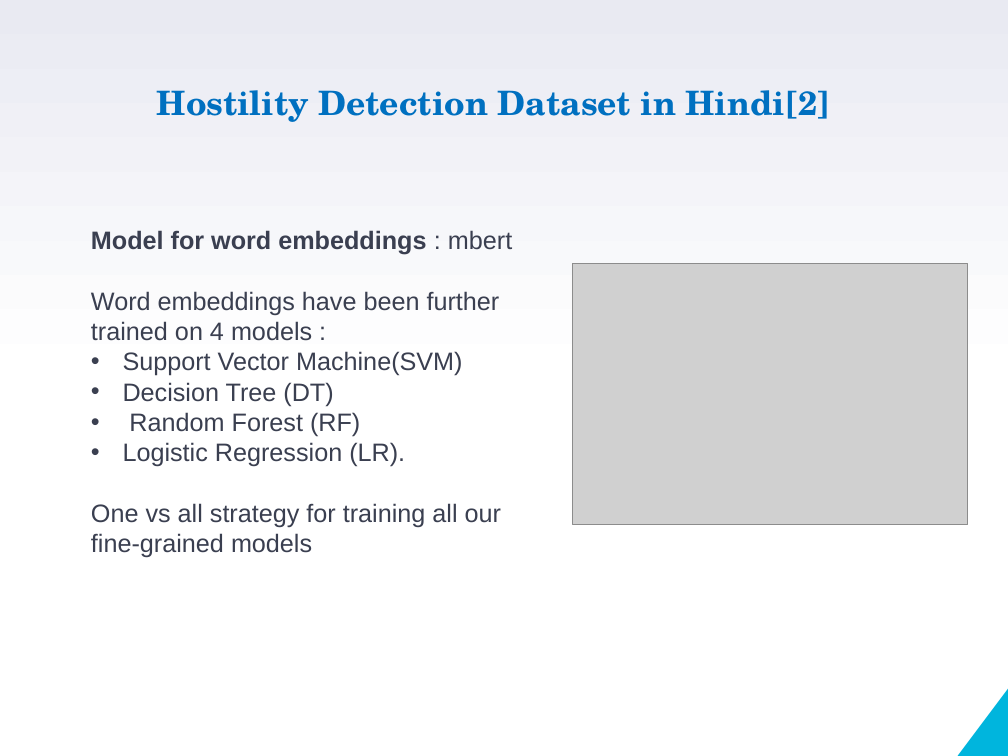
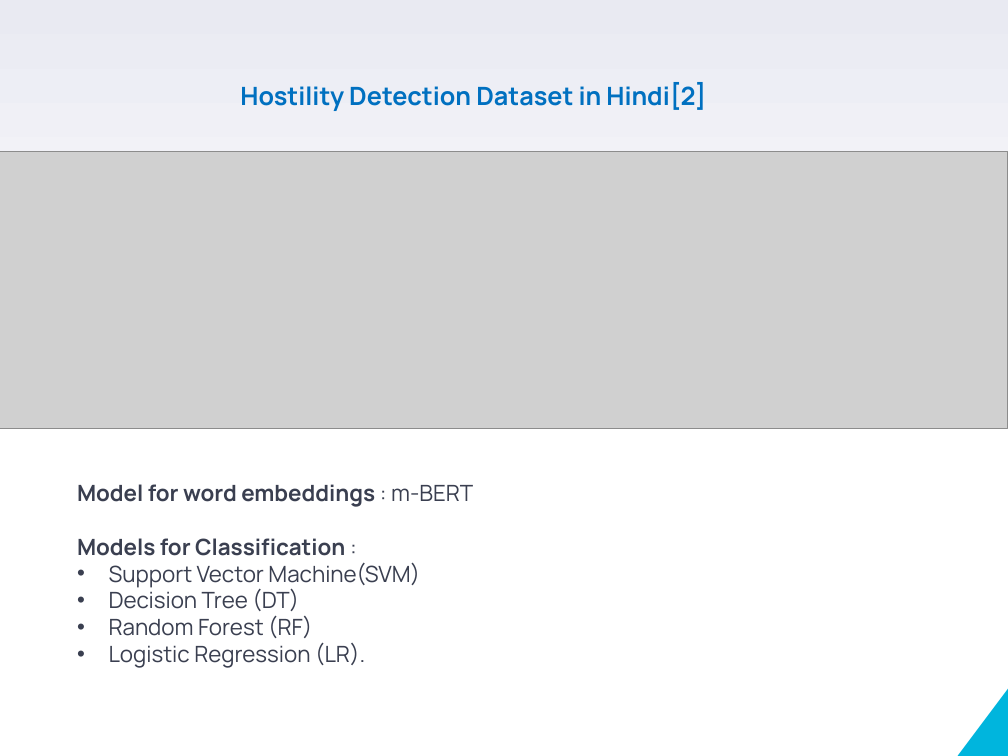
Before and after one commit to VarunBohara/Mini-Project-Documents, a slide deck: slide 6 of Review2_ppt.pptm (slide 3 before the commit). Drawn at 1008x756 pixels with LibreOffice and Linux fonts; fonts in the diff are those of the drawing; grey boxes stand for pictures. Boxes give left, top, right and bottom in pixels: in the first picture for what was removed or moved away, otherwise in the second. Text is boxed around its words. In the diff, an @@ line names an element or a change of style, - is before the commit and + after.

```diff
--- a/Review2_ppt.pptm
+++ b/Review2_ppt.pptm
@@ text "Hostility Detection Dataset in Hindi[2]": place and size @@
-text "Hostility Detection Dataset in Hindi[2]" at <box>157,90,831,122</box>
+text "Hostility Detection Dataset in Hindi[2]" at <box>240,82,706,111</box>
@@ text "Hostility Detection Dataset in Hindi[2]" at <box>240,82,706,111</box>: size 24 to 18 pt, font TeX Gyre Schola to Manrope @@
@@ picture: place and size @@
-picture at <box>573,263,968,525</box>
+picture at <box>0,151,1008,428</box>
@@ text "Model for word embeddings : ...": place and size @@
-text "Model for word embeddings : ..." at <box>91,230,512,558</box>
+text "Model for word embeddings : ..." at <box>77,484,473,668</box>
@@ text at <box>77,484,473,556</box>: text changed; size 18 to 16 pt; font Arial to Manrope; bold on @@
-Model for word embeddings : mbert
-Word embeddings have been further trained on 4 models :
+Model for word embeddings : m-BERT
+Models for Classification :
@@ text at <box>91,503,501,558</box>: paragraph removed @@
-One vs all strategy for training all our fine-grained models
@@ text at <box>109,562,420,668</box>: size 18 to 16 pt, font Arial to Manrope in "Support Vector Machine(SVM)", "Decision Tree (DT)", "Random Forest (RF)", "Logistic Regression (LR)." @@
```
Also in this commit, not shown: 2 other slides changed, 7 slides added.
